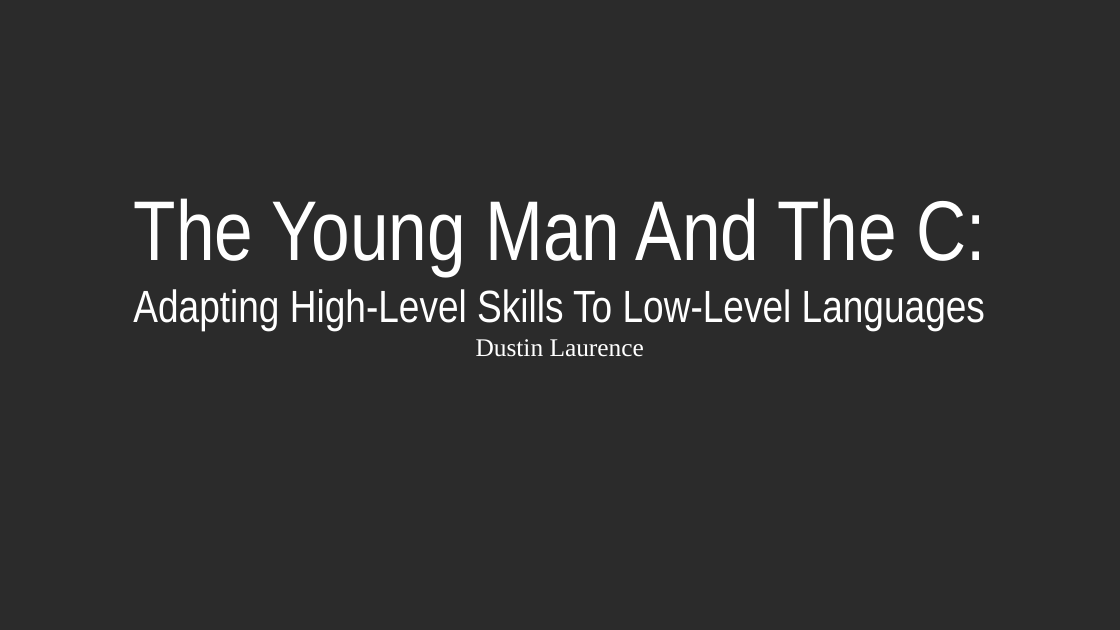
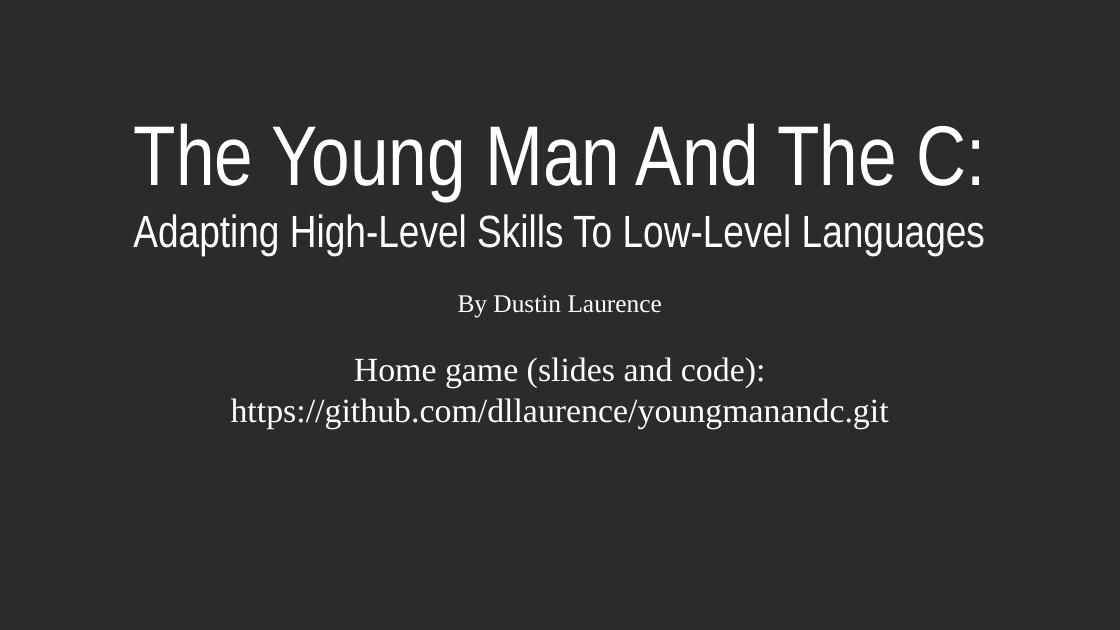
Before and after one commit to dllaurence/youngmanandc, a slide deck: slide 1 of 2020-youngmanandthec-scale.odp. Drawn at 1120x630 pixels with LibreOffice and Linux fonts; fonts in the diff are those of the drawing; background and template pictures are left out; a plain dark background stands for a picture behind light text. Boxes give left, top, right and bottom in pixels: in the first picture for what was removed or moved away, otherwise in the second. Text is boxed around its words. In the diff, an @@ line names an element or a change of style, - is before the commit and + after.

```diff
--- a/2020-youngmanandthec-scale.odp
+++ b/2020-youngmanandthec-scale.odp
@@ subtitle "The Young Man And The ...": place and size @@
-subtitle "The Young Man And The ..." at box(133, 198, 985, 357)
+subtitle "The Young Man And The ..." at box(133, 123, 985, 429)
@@ subtitle at box(231, 295, 889, 429): text changed; size 18 to 24 pt @@
-Dustin Laurence
+By Dustin Laurence
+Home game (slides and code):
+https://github.com/dllaurence/youngmanandc.git
```
Also in this commit, not shown: 13 other slides changed, 17 slides added, 5 slides removed.
